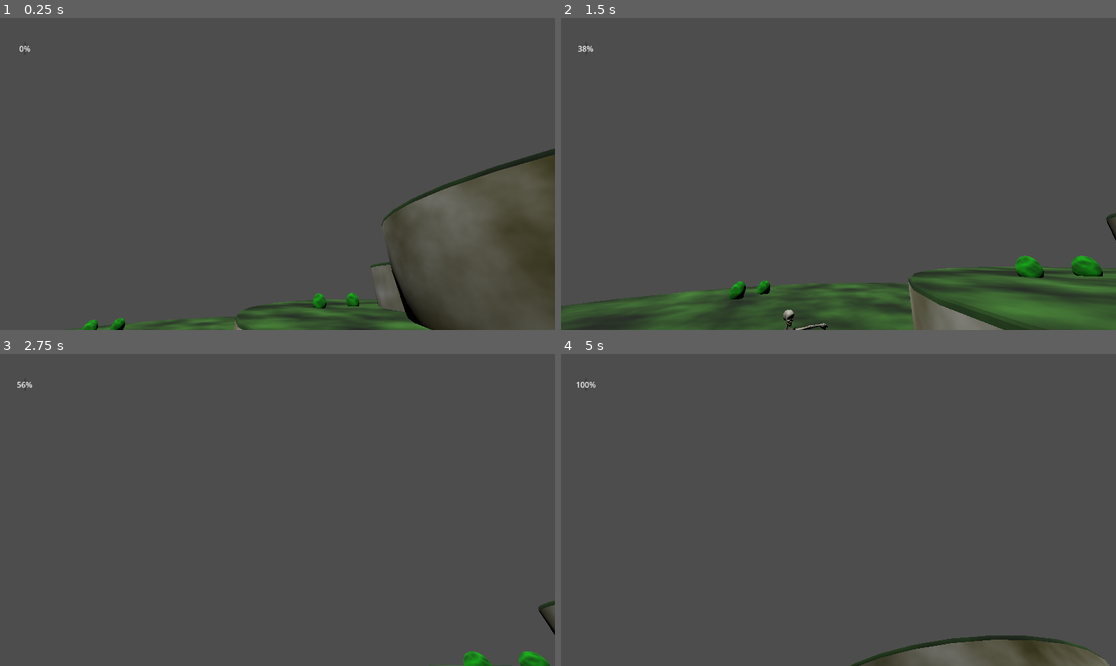
Above: before the commit, frames 1-4 (two rows, left to right).
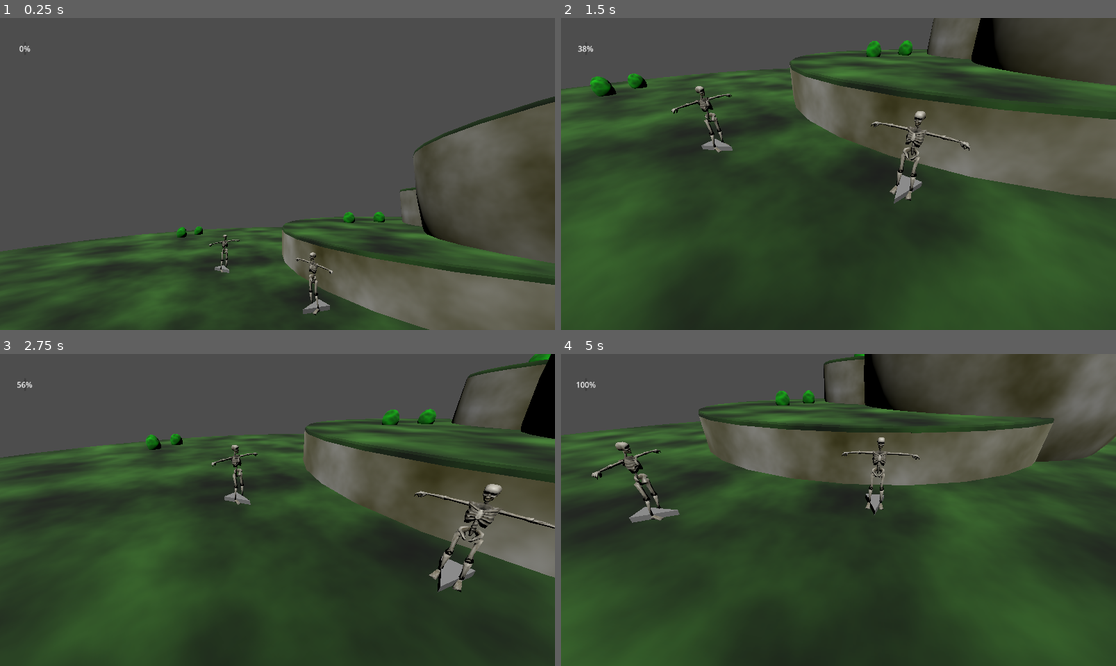
Above: after the commit, the same moments.

Repository: KaletheQuick/adventure-mode-godot
Game: Godot game, scene res://scenes/level_test.tscn
The game is run twice, just before and just after one commit, with the same random seed, the same clock (stepped at 60 frames per second) and the same inputs.
Inputs (mouse positions are in pixels of both pictures, inside the frame that each line leads up to):
- Up to frame 1 (0.25 s): no input
- Up to frame 2 (1.5 s): tap Enter (ui_accept) at 0.5, 0.77 s; move the mouse to (960, 158) at 0.52 s; tap Alt (p1_dodge) at 0.6, 1.35 s; move the mouse to (727, 189) at 1.27 s
- Up to frame 3 (2.75 s): tap Enter (ui_accept) at 1.52 s; move the mouse to (333, 441) at 2.02 s; tap Alt (p1_dodge) at 2.1 s
- Up to frame 4 (5 s): move the mouse to (810, 572) at 2.77 s; tap Alt (p1_dodge) at 2.85, 3.6, 4.35 s; tap Enter (ui_accept) at 3.02, 3.77, 4.52 s; move the mouse to (1005, 556) at 3.52 s; move the mouse to (672, 463) at 4.27 s

The runs differ from the first frame. In frame 1, 29% of the frame differs, in the area x 0-100%, y 25-100%; in frame 2, 71%; in frame 3, 71%; in frame 4, 79%, in the area x 0-100%, y 0-100%.

Commit message:
add finished smooth rotate

Diff:
--- a/scripts/camera_control.gd
+++ b/scripts/camera_control.gd
@@ -19,8 +19,8 @@
 
 # SECTION New shit
 var cam_velocity = Vector3.ZERO
-var leash_dist_current = 4
-var follow_offset = Vector3(0, 3, 0.001)
+var leash_dist_current = 6
+var follow_offset = Vector3(0, 3, 0)
 
 var cam_rot_velocity = Vector2.ZERO
 
@@ -29,6 +29,8 @@
 func _ready():
 	#Input.set_mouse_mode(Input.MOUSE_MODE_CAPTURED)
 	#prev_mouse_pos = get_viewport().get_mouse_position() # Replace with function body.
+
+
 	pass
 
 # Called every frame. 'delta' is the elapsed time since the previous frame.
@@ -38,20 +40,14 @@
 
 	# Order
 	# follow
-	_follow()
+	_follow(delta)
 	# move
 	# look
-	#_look()
-	focus_a(delta)
+	_look(delta)
 	# zoom ?
-	global_position += cam_velocity * delta
-	#rotation_degrees.y += cam_rot_velocity.x * (cam_rot_velocity.x**2)
-	#rotation_degrees.x += cam_rot_velocity.y * (cam_rot_velocity.y**2)
-	#rotation_degrees.x = clampf(rotation_degrees.x, -60, 80)
 
-func _follow():
+func _follow(delta):
 	var dir_to_target = (target_current.global_position + follow_offset) - global_position
-	#print(dir_to_target)
 	var dist_beyond_leash = leash_dist_current - dir_to_target.length()
 	dist_beyond_leash = dist_beyond_leash**2 if dist_beyond_leash >0 else -(dist_beyond_leash**2 )
 	dir_to_target = dir_to_target.normalized()
@@ -59,41 +55,23 @@
 	# add in extra Y movement to keep the camera on our desired plane
 	var y_mov = global_position.y  - (target_current.global_position.y + follow_offset.y)
 	cam_velocity.y -= y_mov
+	# Apply
+	global_position += cam_velocity * delta
 
-func _look():
+func _look(delta):
 	# transform target to screen space
 	var target_screenPos = unproject_position(target_current.global_position)
 	var midscreen = get_viewport().size / 2
+	# Get direction to target
 	var target_vector = (global_position-target_current.global_position).normalized()
 	var something = global_basis.z
 	something.y = 0
 	something = something.normalized()
+	# Calculate rotation
 	var x_rot = (something).signed_angle_to(target_vector -Vector3(0,target_vector.y, 0), Vector3.UP)
-	something = (global_basis.z -global_basis.x).normalized()
-	var y_rot = (global_basis.z).signed_angle_to(target_vector-global_basis.x, Vector3.LEFT)
-	#var difference = midscreen - target_screenPos
 	cam_rot_velocity.x = x_rot * 10
-	cam_rot_velocity.y = (midscreen.y - target_screenPos.y) * 0.06
-	print(cam_rot_velocity)
-#	look_at(target_current.global_position)
-
-func focus_a(delta : float):
-	var target_scrPos = unproject_position(target_current.global_position)
-	var scr_pos = get_viewport().size * 0.5
-	var scr_delta = scr_pos - target_scrPos
-	#print(scr_delta)
-	var move_angle = -global_transform.looking_at(target_current.global_position).basis.z
-	#move_angle.y=0
-	var moi_angle = project_ray_normal(scr_pos)
-	var delbo = move_angle.signed_angle_to(moi_angle, Vector3.UP)
-	#print(delbo)
-	rotate(Vector3(0,1,0), -delbo * delta)
-#	if scr_delta.x > 0:
-#		rotate(Vector3(0,1,0), 0.001 * scr_delta.length() * delta * spd_fac_a)
-#	else:
-#		rotate(Vector3(0,1,0), -0.001 * scr_delta.length() * delta * spd_fac_a)
-
-	if scr_delta.y > 0 && rotation.x < 1 && rotation.x > -1:
-		rotate_object_local(Vector3(1,0,0), 0.001 * scr_delta.length() * delta)
-	else:
-		rotate_object_local(Vector3(1,0,0), -0.001 * scr_delta.length() * delta)
+	cam_rot_velocity.y = clampf((midscreen.y - target_screenPos.y) * 0.06 , -5, 5) # TODO - Remove magic numbers
+	# Apply
+	rotation_degrees.y += cam_rot_velocity.x * (cam_rot_velocity.x**2) * delta
+	rotation_degrees.x += cam_rot_velocity.y * (cam_rot_velocity.y**2) * delta
+	rotation_degrees.x = clampf(rotation_degrees.x, -60, 80)
